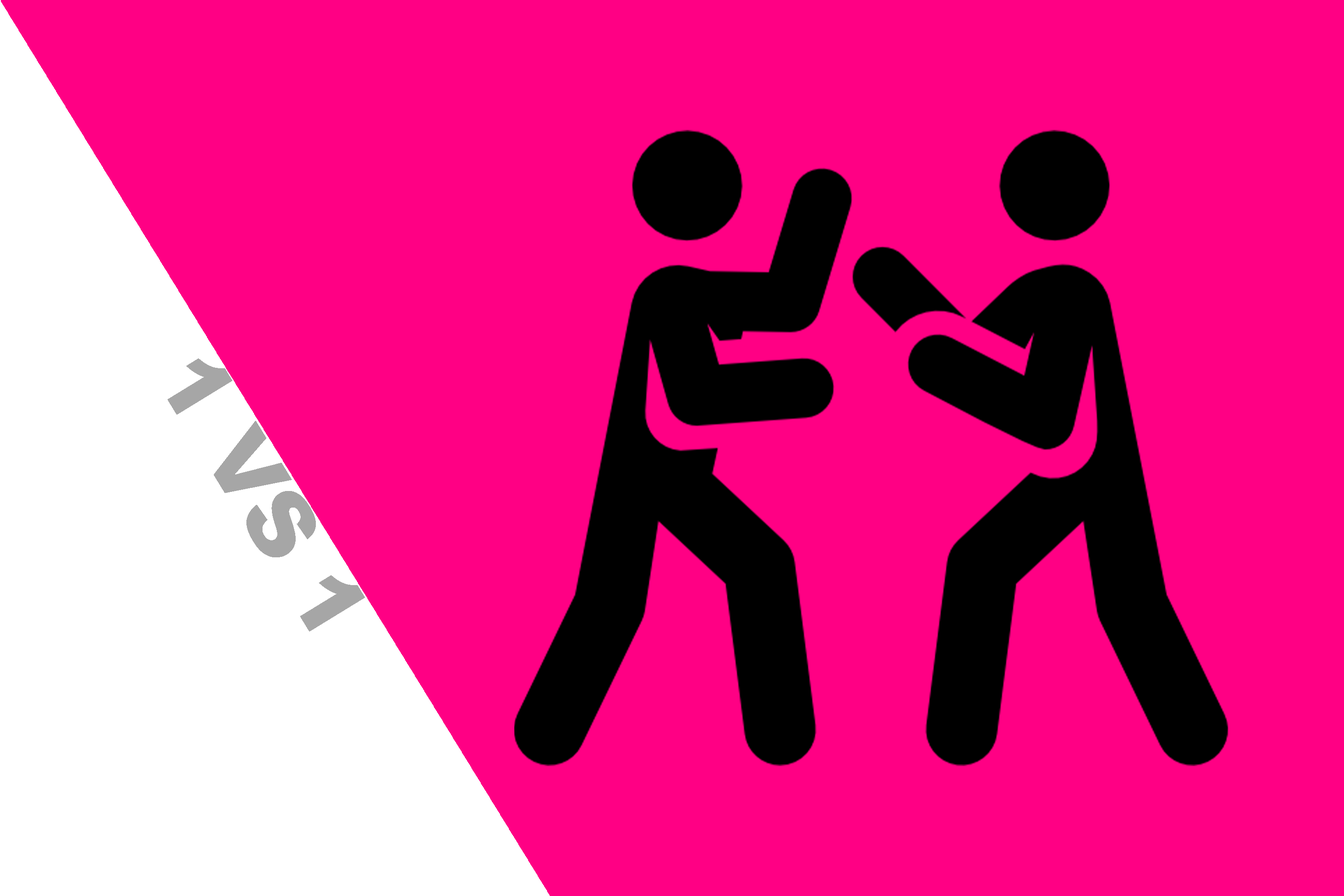
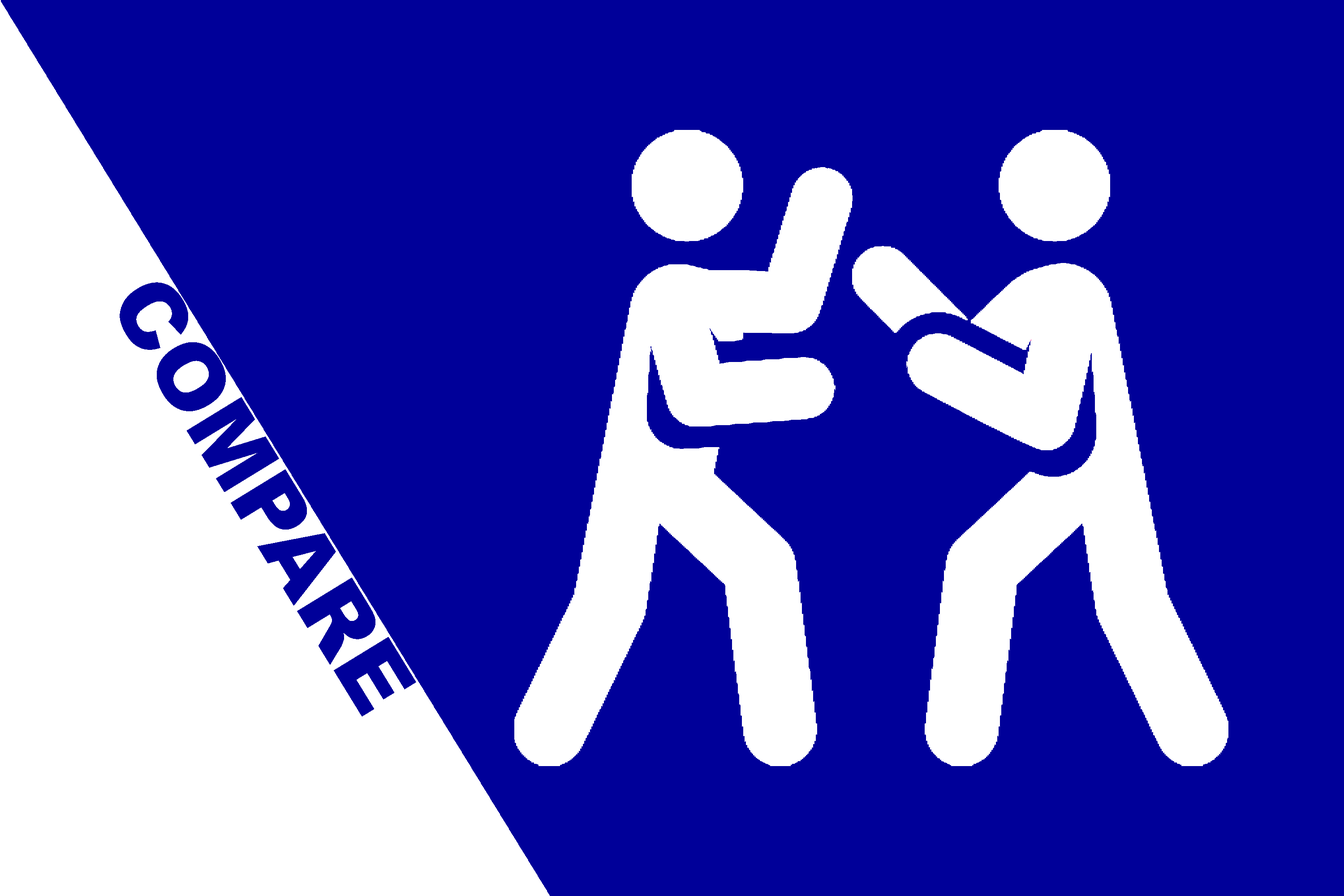
Two versions of the same layered image (w=1344, h=896). Layer-by-layer changes:
renamed "1 VS 1" to "COMPARE", painted on it over 119, 282, 417, 717
hid "boxing" over 514, 129, 1228, 766
painted on "Livello 0" over 0, 0, 1344, 896
